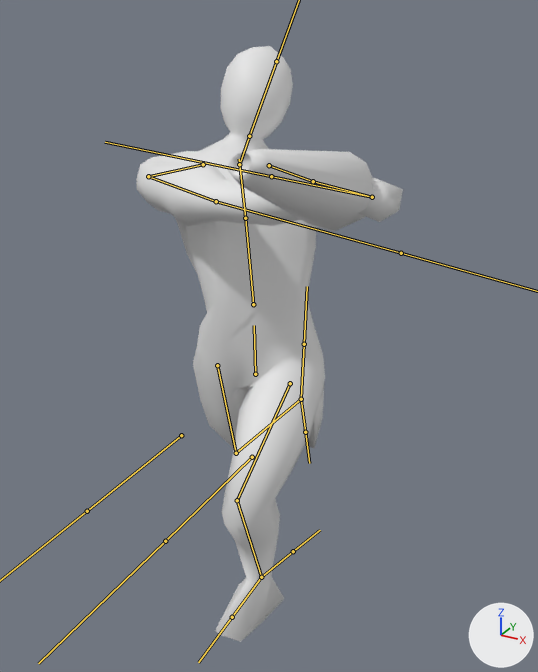
The FBX model Hayes_Ethan_collab/Assets/Models/Player/PlayerModel.fbx, before and after one commit.
Camera for both pictures: a 50 mm camera at (1.157, -2.007, 1.988) aimed at (0.017, 0.066, 0.952). Lighting does not change. The marker at lower right points along +X, +Y and +Z. Both versions are drawn at frame 4 of the action 'Armature|Run'; the numbers are the values there. The bones that bend it are drawn over the model as lines.
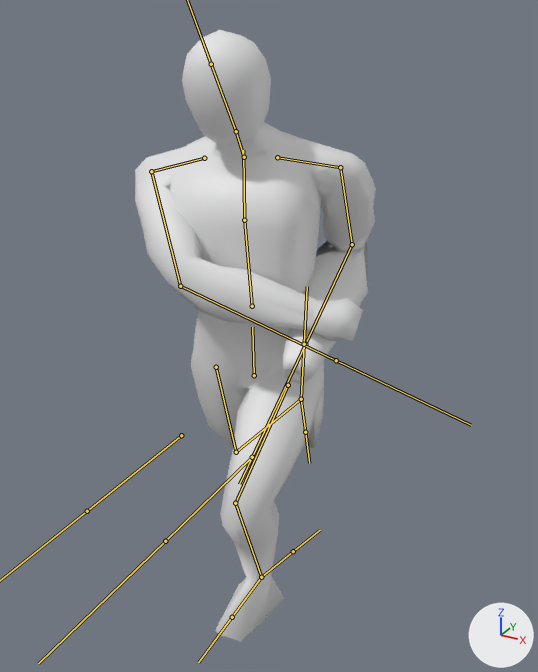
Boxes (x1, y1, x2, y2) around the edits, measured in the pictures (538 x 672 px):
'Mesh', posed (10% narrower): before (136, 46, 403, 642); after (135, 30, 376, 641)
bone 'Hips', root to tip: before (255, 374) to (254, 325); after (254, 375) to (252, 327)
bone 'Spine', root to tip: before (253, 304) to (245, 218); after (252, 306) to (244, 220)
bone 'Neck', root to tip: before (239, 164) to (249, 136); after (244, 157) to (236, 131)
bone 'UpperArm.L', root to tip: before (313, 181) to (372, 197); after (340, 167) to (352, 244)
bone 'LowerArm.L', root to tip: before (372, 197) to (271, 176); after (352, 244) to (305, 344)
bone 'UpperArm.R', root to tip: before (148, 176) to (216, 201); after (151, 171) to (180, 286)
bone 'LowerArm.R', root to tip: before (216, 201) to (401, 253); after (180, 286) to (336, 360)
bone 'Thigh.R', root to tip: before (217, 365) to (236, 453); after (216, 367) to (236, 452)

Diff of the bpy script that builds the scene:
```diff
--- a/Hayes_Ethan_collab/Assets/Models/Player/PlayerModel.fbx.py
+++ b/Hayes_Ethan_collab/Assets/Models/Player/PlayerModel.fbx.py
@@ bone_hips @@
 bone_hips = bpy.data.objects['Armature'].pose.bones['Hips']
-bone_hips.location = (-0.002, -0.09, -0.011)
+bone_hips.location = (-0.002, -0.09, 0.001)
@@ bone_spine @@
 bone_spine = bpy.data.objects['Armature'].pose.bones['Spine']  # child of 'Hips'
-bone_spine.rotation_quaternion = (0.882, -0.217, 0.412, 0.071)  # degrees (-30, 49, -5)
+bone_spine.rotation_quaternion = (0.993, 0.043, 0.11, 0.028)  # degrees (5, 12, 4)
@@ bone_neck @@
 bone_neck = bpy.data.objects['Armature'].pose.bones['Neck']  # child of 'Chest'
-bone_neck.rotation_quaternion = (0.975, 0.13, -0.036, -0.179)  # degrees (15, -1, -21)
+bone_neck.rotation_quaternion = (0.967, 0.256, 0.0, 0.0)  # degrees (30, 0, 0)
@@ bone_upperarm_l @@
 bone_upperarm_l = bpy.data.objects['Armature'].pose.bones['UpperArm.L']  # child of 'Shoulder.L'
-bone_upperarm_l.rotation_quaternion = (0.854, 0.518, -0.014, -0.054)  # degrees (62, 2, -6)
+bone_upperarm_l.rotation_quaternion = (0.908, -0.358, 0.124, -0.18)  # degrees (-44, 5, -25)
@@ bone_lowerarm_l @@
 bone_lowerarm_l = bpy.data.objects['Armature'].pose.bones['LowerArm.L']  # child of 'UpperArm.L'
-bone_lowerarm_l.rotation_quaternion = (0.828, 0.283, 0.403, -0.269)  # degrees (26, 55, -22)
+bone_lowerarm_l.rotation_quaternion = (0.54, 0.826, 0.095, 0.132)  # degrees (113, -7, 18)
@@ bone_upperarm_r @@
 bone_upperarm_r = bpy.data.objects['Armature'].pose.bones['UpperArm.R']  # child of 'Shoulder.R'
-bone_upperarm_r.rotation_quaternion = (0.863, 0.5, -0.003, 0.065)  # degrees (60, -4, 6)
+bone_upperarm_r.rotation_quaternion = (0.893, 0.359, 0.091, 0.255)  # degrees (43, -1, 31)
@@ bone_lowerarm_r @@
 bone_lowerarm_r = bpy.data.objects['Armature'].pose.bones['LowerArm.R']  # child of 'UpperArm.R'
-bone_lowerarm_r.rotation_quaternion = (0.92, -0.022, 0.021, 0.391)  # degrees (-1, 3, 46)
+bone_lowerarm_r.rotation_quaternion = (0.878, -0.336, -0.102, 0.326)  # degrees (-41, 2, 40)
@@ bone_thigh_r @@
 bone_thigh_r = bpy.data.objects['Armature'].pose.bones['Thigh.R']  # child of 'Hips'
-bone_thigh_r.rotation_quaternion = (0.99, -0.144, -0.013, -0.005)  # degrees (-17, -2, 0)
+bone_thigh_r.rotation_quaternion = (0.987, -0.158, -0.013, -0.005)  # degrees (-18, -2, 0)
```
